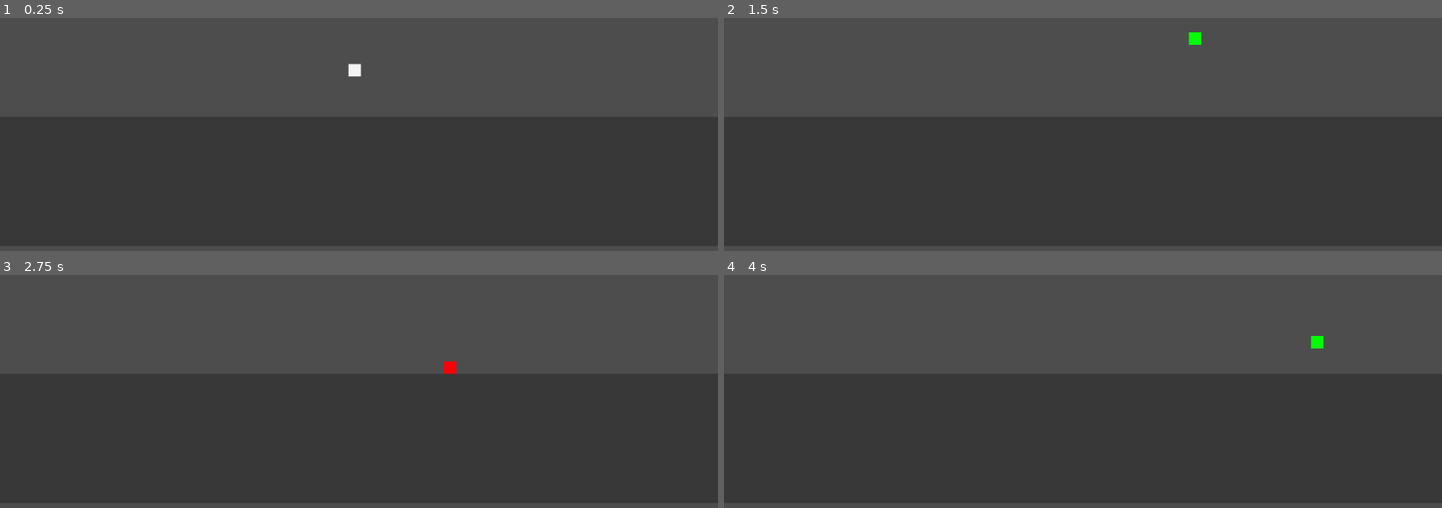
Above: before the commit, frames 1-4 (two rows, left to right).
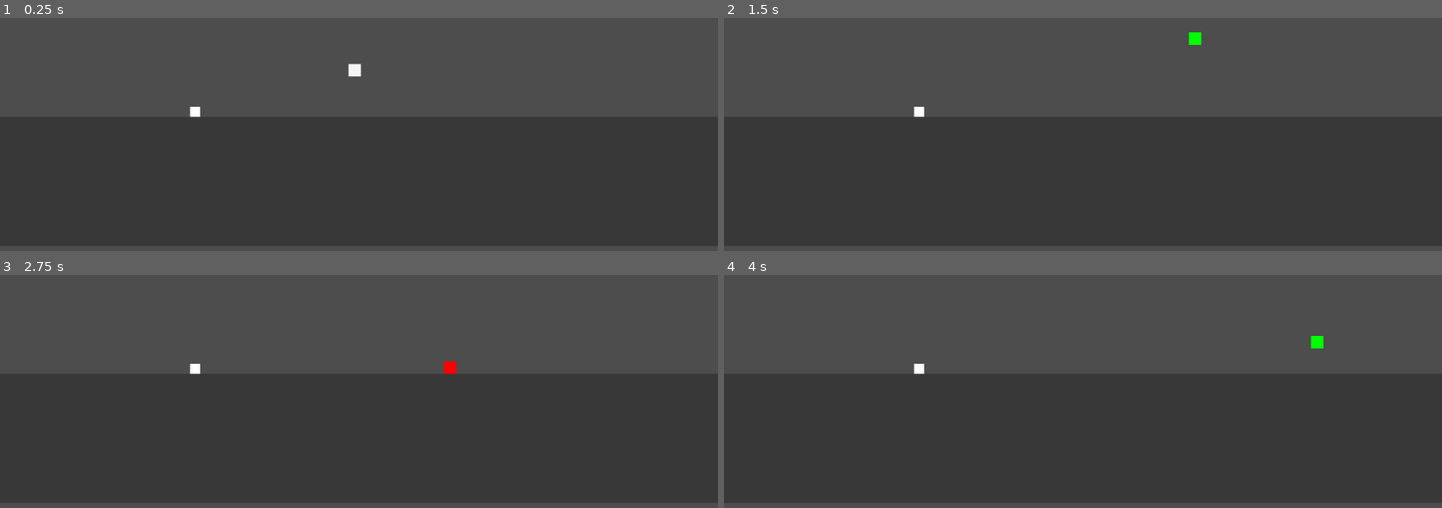
Above: after the commit, the same moments.

Repository: IllinaBurlace/Spell-Puzzle-Platformer
Game: Godot game, scene res://Scenes/test_map.tscn
Two runs of this game, one before a commit and one after it. Both use one fixed random seed, a clock stepped at 60 frames per second and the inputs below.
Inputs (mouse positions are in pixels of both pictures, inside the frame that each line leads up to):
- Up to frame 1 (0.25 s): no input
- Up to frame 2 (1.5 s): move the mouse to (1240, 29) at 0.52 s; hold D (right) from 0.53 s (still down); tap E (cast) at 0.6, 1.35 s; click (1240, 29) at 0.67 s; tap Space (jump) at 0.77 s; move the mouse to (939, 69) at 1.27 s
- Up to frame 3 (2.75 s): tap Space (jump) at 1.52 s; move the mouse to (outside the picture) at 2.02 s; release D (right) at 2.03 s; hold A (left) from 2.03 s (still down); tap E (cast) at 2.1 s
- Up to frame 4 (4 s): move the mouse to (1047, 386) at 2.77 s; release A (left) at 2.78 s; hold D (right) from 2.78 s (still down); tap E (cast) at 2.85, 3.6 s; click (1047, 386) at 2.92 s; tap Space (jump) at 3.02, 3.77 s; move the mouse to (1298, 368) at 3.52 s

The runs differ from the first frame. In frame 1, less than 0.1% of the frame differs, in the area x 26-28%, y 38-43%; in frame 2, less than 0.1%; in frame 3, less than 0.1%; in frame 4, less than 0.1%.

Commit message:
Added Casting table

Diff:
--- /dev/null
+++ b/Scenes/casting_table.tscn
@@ -0,0 +1,20 @@
+[gd_scene load_steps=3 format=3 uid="uid://hnked78bqli5"]
+
+[ext_resource type="Script" uid="uid://c2141lta3sgr4" path="res://Scripts/casting_table.gd" id="1_87v6d"]
+
+[sub_resource type="RectangleShape2D" id="RectangleShape2D_quwxw"]
+size = Vector2(16, 16)
+
+[node name="CastingTable" type="Area2D"]
+script = ExtResource("1_87v6d")
+
+[node name="Polygon2D" type="Polygon2D" parent="."]
+polygon = PackedVector2Array(0, 0, 16, 0, 16, 16, 0, 16)
+uv = PackedVector2Array(-160, -43.5, -83, -42.5, -80, 10.5, -177, 16.5)
+
+[node name="CollisionShape2D" type="CollisionShape2D" parent="."]
+position = Vector2(8, 8)
+shape = SubResource("RectangleShape2D_quwxw")
+
+[connection signal="body_entered" from="." to="." method="_on_body_entered"]
+[connection signal="body_exited" from="." to="." method="_on_body_exited"]
--- a/Scenes/test_map.tscn
+++ b/Scenes/test_map.tscn
@@ -1,7 +1,8 @@
-[gd_scene load_steps=5 format=4 uid="uid://bgg5f6s52r6ib"]
+[gd_scene load_steps=6 format=4 uid="uid://bgg5f6s52r6ib"]
 
 [ext_resource type="Texture2D" uid="uid://d18db1mpe6v74" path="res://Assets/New Piskel.png" id="1_orl8w"]
 [ext_resource type="PackedScene" uid="uid://cywcer40qcjdc" path="res://Scenes/player.tscn" id="2_8xpg0"]
+[ext_resource type="PackedScene" uid="uid://hnked78bqli5" path="res://Scenes/casting_table.tscn" id="3_8xpg0"]
 
 [sub_resource type="TileSetAtlasSource" id="TileSetAtlasSource_gbc2j"]
 texture = ExtResource("1_orl8w")
@@ -20,3 +21,6 @@
 
 [node name="Player" parent="." instance=ExtResource("2_8xpg0")]
 position = Vector2(569, 324)
+
+[node name="CastingTable" parent="." instance=ExtResource("3_8xpg0")]
+position = Vector2(305, 416)
--- a/Scripts/Player/States/idle.gd
+++ b/Scripts/Player/States/idle.gd
@@ -10,6 +10,6 @@
 		return player.states[1]
 	if Input.is_action_just_pressed("jump"):
 		return player.states[2]
-	if Input.is_action_just_pressed("cast"):
+	if Input.is_action_just_pressed("cast") and player.able_to_cast:
 		return player.states[3]
 	return null
--- a/Scripts/Player/player.gd
+++ b/Scripts/Player/player.gd
@@ -9,6 +9,8 @@
 var current_state: State = $States/Idle
 @onready
 var sprite: Polygon2D = $Polygon2D
+
+var able_to_cast: bool = false
 
 func _ready() -> void:
 	for node in $States.get_children():
--- /dev/null
+++ b/Scripts/casting_table.gd
@@ -0,0 +1,11 @@
+extends Area2D
+
+func _on_body_entered(body: Node2D):
+	if body is Player:
+		var player: Player = body
+		player.able_to_cast = true
+
+func _on_body_exited(body: Node2D):
+	if body is Player:
+		var player: Player = body
+		player.able_to_cast = false
